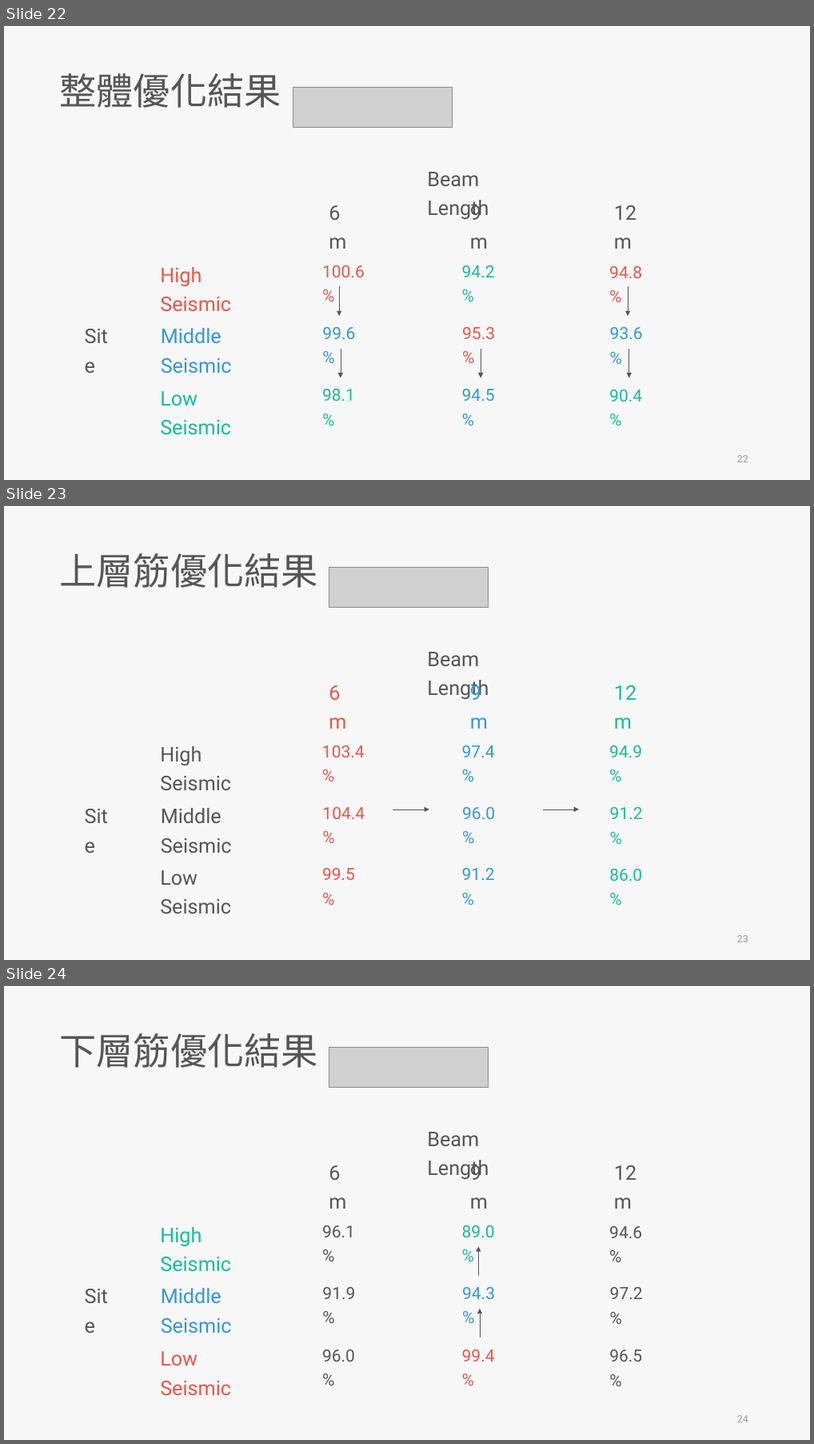
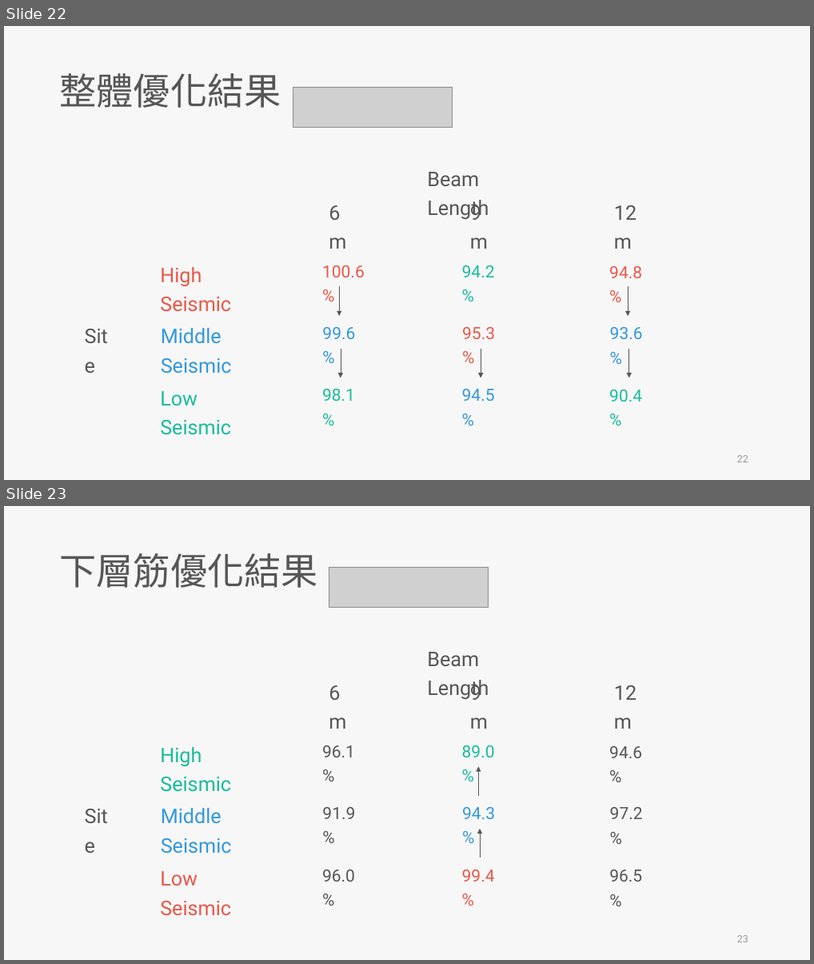
Before and after one commit to skyran1278/thesis, a slide deck: Meeting/20190523 Seminar/20190523 Seminar.pptx. Shown one above the other, each under a label of ours: slides 22, 23 and 24 before the commit, slides 22 and 23 after it. The pictures are 814x1444 and 814x964 pixels, drawn with LibreOffice and Linux fonts; fonts in the diff are those of the drawing; grey boxes stand for pictures. Boxes give left, top, right and bottom in pixels: in the first picture for what was removed or moved away, otherwise in the second. Text is boxed around its words. In the diff, an @@ line names an element or a change of style, - is before the commit and + after.

Commit message:
seminar

```diff
--- a/Meeting/20190523 Seminar/20190523 Seminar.pptx
+++ b/Meeting/20190523 Seminar/20190523 Seminar.pptx
@@ slide 23 removed at [4, 506, 810, 960], background #F7F7F7 @@
@@ text removed at [59, 553, 318, 588] @@
-上層筋優化結果
@@ picture removed at [329, 567, 489, 608] @@
@@ text removed at [329, 672, 362, 704] @@
-6m
@@ text removed at [427, 652, 489, 700] @@
-Beam Length
@@ text removed at [470, 672, 504, 704] @@
-9m
@@ text removed at [614, 672, 655, 704] @@
-12m
@@ text removed at [322, 745, 365, 757] @@
-103.4%
@@ text removed at [462, 745, 495, 757] @@
-97.4%
@@ text removed at [610, 745, 642, 757] @@
-94.9%
@@ text removed at [160, 746, 231, 790] @@
-High Seismic
@@ text removed at [85, 796, 122, 828] @@
-Site
@@ text removed at [161, 808, 232, 852] @@
-Middle Seismic
@@ text removed at [322, 807, 365, 819] @@
-104.4%
@@ arrow removed from (394, 809) to (430, 809) @@
@@ text removed at [462, 807, 495, 819] @@
-96.0%
@@ arrow removed from (543, 809) to (579, 809) @@
@@ text removed at [610, 807, 643, 819] @@
-91.2%
@@ text removed at [160, 870, 231, 913] @@
-Low Seismic
@@ text removed at [322, 868, 355, 880] @@
-99.5%
@@ text removed at [462, 868, 495, 880] @@
-91.2%
@@ text removed at [610, 868, 642, 880] @@
-86.0%
@@ page number removed at [738, 935, 749, 942] @@
-23
@@ what was slide 24 is now slide 23 @@
@@ page number at [738, 935, 749, 942]: text changed @@
-24
+23
```
